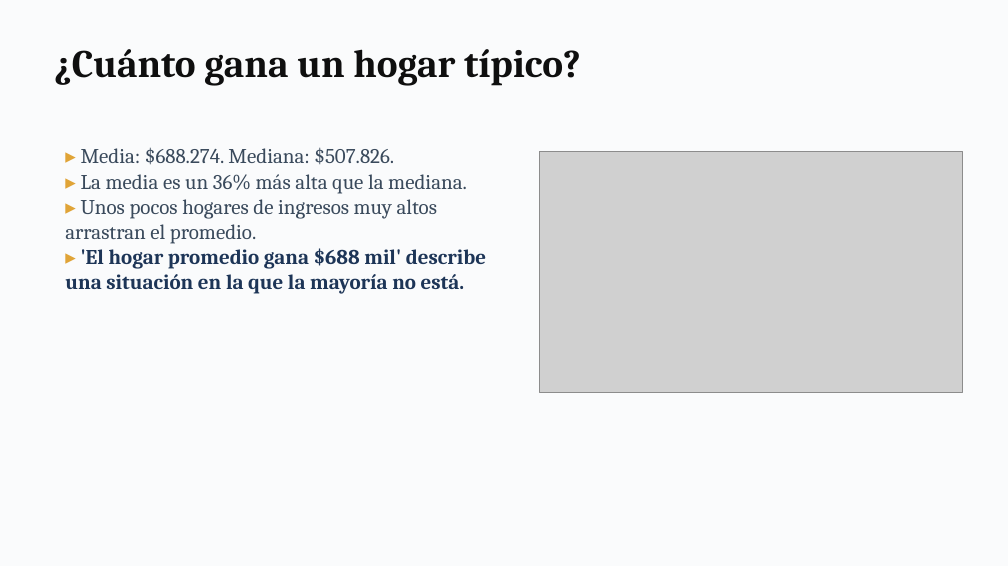
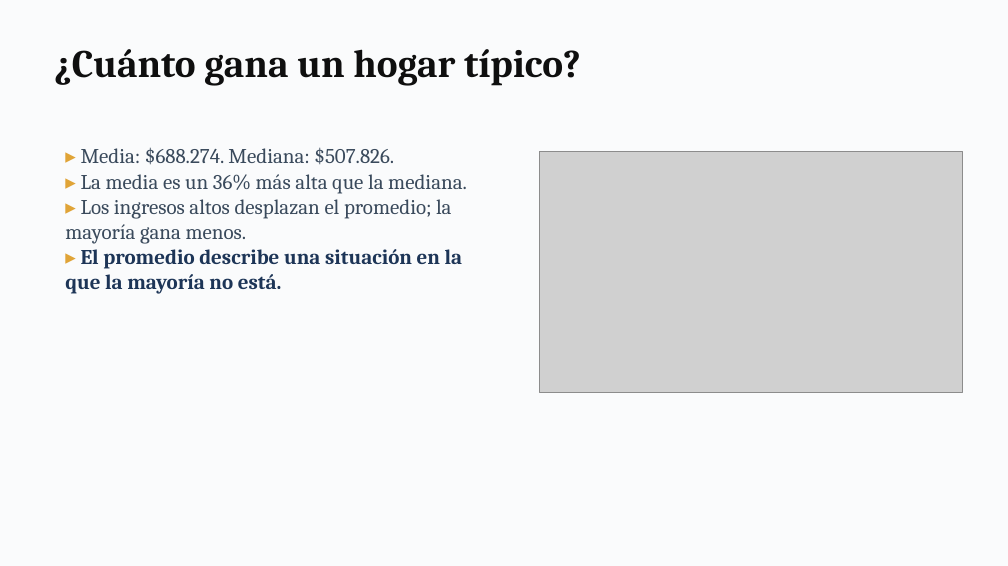
Before and after one commit to daniopitz/cienciadatos, a slide deck: slide 17 of presentaciones/clase02_pandas_eda.pptx. Drawn at 1008x566 pixels with LibreOffice and Linux fonts; fonts in the diff are those of the drawing; grey boxes stand for pictures. Boxes give left, top, right and bottom in pixels: in the first picture for what was removed or moved away, otherwise in the second. Text is boxed around its words. In the diff, an @@ line names an element or a change of style, - is before the commit and + after.

```diff
--- a/presentaciones/clase02_pandas_eda.pptx
+++ b/presentaciones/clase02_pandas_eda.pptx
@@ text at (65,199,463,294): text changed; text colour #1D3557 to #3A4A5C @@
-▸ Unos pocos hogares de ingresos muy altos arrastran el promedio.
-▸ 'El hogar promedio gana $688 mil' describe una situación en la que la mayoría no está.
+▸ Los ingresos altos desplazan el promedio; la mayoría gana menos.
+▸ El promedio describe una situación en la que la mayoría no está.
```
Also in this commit, not shown: 12 other slides changed, 6 slides added, 3 slides removed, 2 other files.
